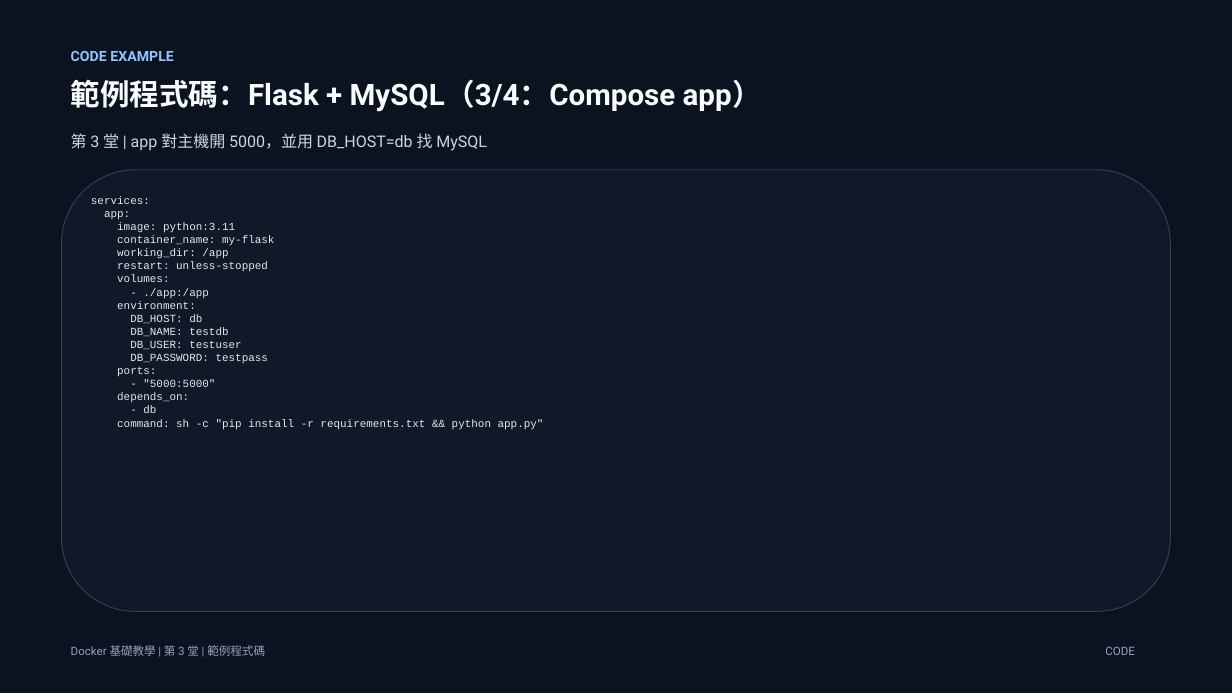
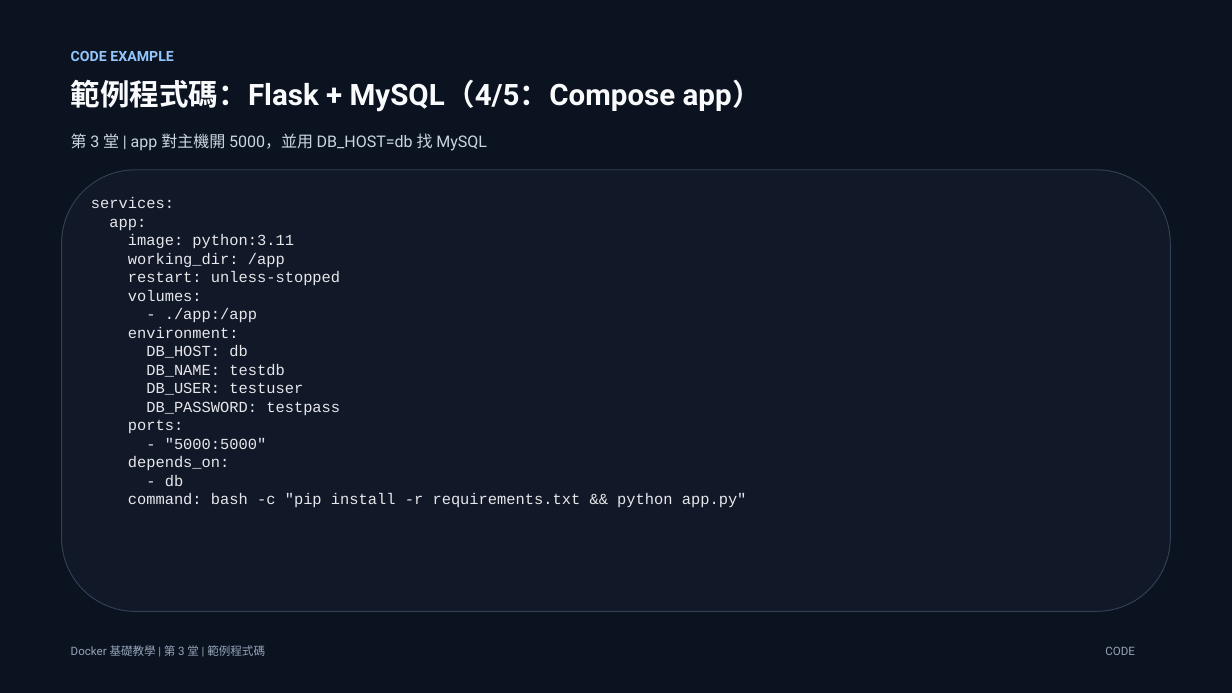
Before and after one commit to lalalalaluk/docker-practice, a slide deck: slide 29 of slides/docker-session3-mysql-compose.pptx (slide 27 before the commit). Drawn at 1232x693 pixels with LibreOffice and Linux fonts; fonts in the diff are those of the drawing. Boxes give left, top, right and bottom in pixels: in the first picture for what was removed or moved away, otherwise in the second. Text is boxed around its words. In the diff, an @@ line names an element or a change of style, - is before the commit and + after.

```diff
--- a/slides/docker-session3-mysql-compose.pptx
+++ b/slides/docker-session3-mysql-compose.pptx
@@ text at box(71, 79, 762, 112): text changed @@
-範例程式碼：Flask + MySQL（3/4：Compose app）
+範例程式碼：Flask + MySQL（4/5：Compose app）
@@ text at box(91, 197, 340, 486): size 8.5 to 12 pt in "services:", "app:", "image: python:3.11", "working_dir: /app" and 12 more places @@
@@ text at box(117, 236, 274, 245): paragraph removed @@
-container_name: my-flask
@@ text at box(128, 493, 747, 507): text changed; size 8.5 to 12 pt @@
-command: sh -c "pip install -r requirements.txt && python app.py"
+command: bash -c "pip install -r requirements.txt && python app.py"
```
Also in this commit, not shown: 13 other slides changed, 2 slides added, 27 slides removed.
